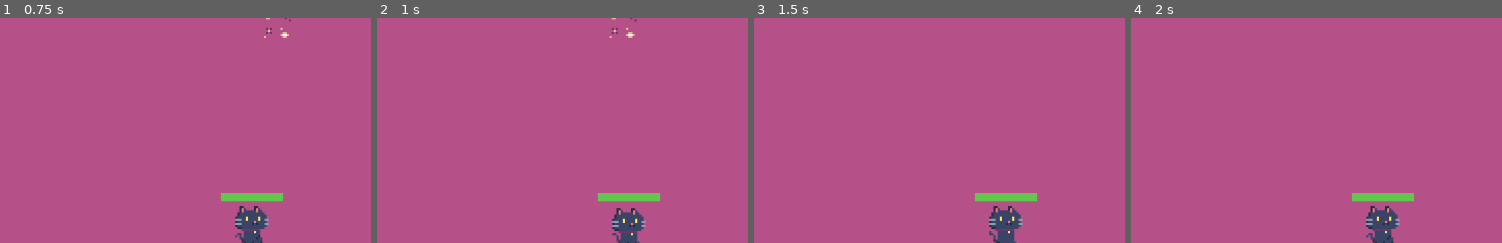
Above: before the commit, frames 1-4 (left to right).
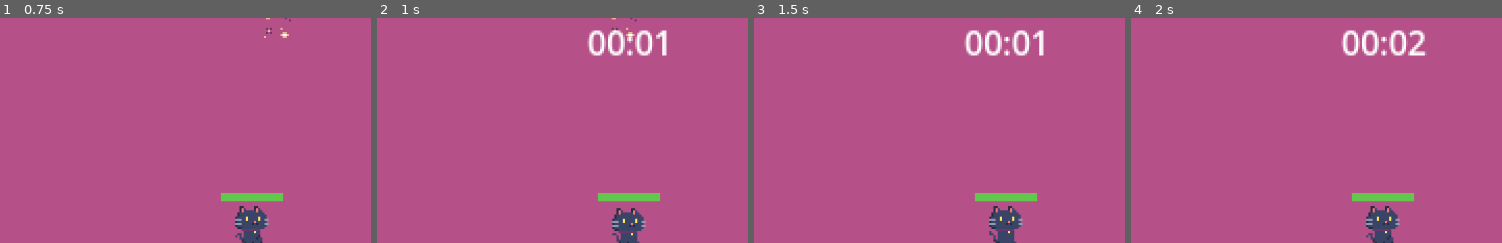
Above: after the commit, the same moments.

Repository: PkHila/Black-Cat-Survivor-Game
Game: Godot game, scene res://Scenes/game_scene.tscn
Two runs of this game, one before a commit and one after it. Both use one fixed random seed, a clock stepped at 60 frames per second and the inputs below.
Inputs:
- Up to frame 1 (0.75 s): hold D (move_right) from 0.53 s (still down)
- Up to frame 2 (1 s): keep holding D (move_right)
- Up to frame 3 (1.5 s): tap Enter at 1.25 s; release D (move_right) at 1.28 s; hold S (move_down) from 1.28 s (still down)
- Up to frame 4 (2 s): keep holding S (move_down)
The pictures show only the part of the screen within x 12-62%, y 0-50%; the shares and areas given below are measured in that part.

Frame 1 is identical in both runs. In frame 2, 1.4% of the frame differs, in the area x 56-79%, y 5-17%; in frame 3, 1.4%; in frame 4, 1.5%, in the area x 56-80%, y 5-17%.

Commit message:
Add win condition and win screen
Added a timer that counts up to a certain time to which, if the player is still alive, will display a win screen

Diff:
--- /dev/null
+++ b/Scenes/ScreenTimer.tscn
@@ -0,0 +1,22 @@
+[gd_scene load_steps=2 format=3 uid="uid://c3ket8aru0jx2"]
+
+[ext_resource type="Script" path="res://Scenes/screen_timer.gd" id="1_f43qy"]
+
+[node name="ScreenTimer" type="Node2D"]
+script = ExtResource("1_f43qy")
+
+[node name="Label" type="Label" parent="."]
+unique_name_in_owner = true
+anchors_preset = 5
+anchor_left = 0.5
+anchor_right = 0.5
+offset_left = -20.0
+offset_right = 20.0
+offset_bottom = 23.0
+grow_horizontal = 2
+
+[node name="Timer" type="Timer" parent="."]
+unique_name_in_owner = true
+autostart = true
+
+[connection signal="timeout" from="Timer" to="." method="_on_timer_timeout"]
--- a/Scenes/game_scene.gd
+++ b/Scenes/game_scene.gd
@@ -14,3 +14,8 @@
 func _on_player_health_depleted():
 	%GameOverScreen.visible = true
 	get_tree().paused = true
+
+
+func _on_screen_timer_victory_condition():
+	%WinScreen.visible = true
+	get_tree().paused = true
--- a/Scenes/game_scene.tscn
+++ b/Scenes/game_scene.tscn
@@ -1,8 +1,9 @@
-[gd_scene load_steps=11 format=4 uid="uid://bvhmmi7q84liw"]
+[gd_scene load_steps=12 format=4 uid="uid://bvhmmi7q84liw"]
 
 [ext_resource type="Script" path="res://Scenes/game_scene.gd" id="1_0i7e6"]
 [ext_resource type="PackedScene" uid="uid://b2qptiqc71xb3" path="res://Scenes/player.tscn" id="1_e0gp0"]
 [ext_resource type="Texture2D" uid="uid://il8uimcrk4f" path="res://Sprites/pink_grass.png" id="4_bo05e"]
+[ext_resource type="PackedScene" uid="uid://c3ket8aru0jx2" path="res://Scenes/ScreenTimer.tscn" id="4_jmk15"]
 
 [sub_resource type="TileSetAtlasSource" id="TileSetAtlasSource_57piu"]
 texture = ExtResource("4_bo05e")
@@ -90,6 +91,9 @@
 limit_right = 800
 limit_bottom = 800
 
+[node name="ScreenTimer" parent="Player/Camera2D" instance=ExtResource("4_jmk15")]
+position = Vector2(0, -108)
+
 [node name="Path2D" type="Path2D" parent="Player"]
 curve = SubResource("Curve2D_8stlg")
 
@@ -115,7 +119,7 @@
 position = Vector2(0, 784)
 shape = SubResource("WorldBoundaryShape2D_pc3if")
 
-[node name="Timer" type="Timer" parent="."]
+[node name="EnemyTimer" type="Timer" parent="."]
 autostart = true
 
 [node name="GameOverScreen" type="CanvasLayer" parent="."]
@@ -146,5 +150,35 @@
 theme_override_font_sizes/font_size = 45
 text = "Game Over"
 
+[node name="WinScreen" type="CanvasLayer" parent="."]
+unique_name_in_owner = true
+visible = false
+
+[node name="ColorRect" type="ColorRect" parent="WinScreen"]
+anchors_preset = 15
+anchor_right = 1.0
+anchor_bottom = 1.0
+grow_horizontal = 2
+grow_vertical = 2
+color = Color(0, 0, 0, 0.490196)
+
+[node name="Label" type="Label" parent="WinScreen/ColorRect"]
+layout_mode = 1
+anchors_preset = 8
+anchor_left = 0.5
+anchor_top = 0.5
+anchor_right = 0.5
+anchor_bottom = 0.5
+offset_left = -122.0
+offset_top = -31.5
+offset_right = 122.0
+offset_bottom = 31.5
+grow_horizontal = 2
+grow_vertical = 2
+theme_override_colors/font_color = Color(0.388235, 0.780392, 0.301961, 1)
+theme_override_font_sizes/font_size = 45
+text = "YOU WIN!"
+
 [connection signal="health_depleted" from="Player" to="." method="_on_player_health_depleted"]
-[connection signal="timeout" from="Timer" to="." method="_on_timer_timeout"]
+[connection signal="victory_condition" from="Player/Camera2D/ScreenTimer" to="." method="_on_screen_timer_victory_condition"]
+[connection signal="timeout" from="EnemyTimer" to="." method="_on_timer_timeout"]
--- /dev/null
+++ b/Scenes/screen_timer.gd
@@ -0,0 +1,20 @@
+extends Node2D
+
+signal victory_condition
+@onready var total_timer_seconds : int = 0
+const MAXTIME : int = 120
+
+func _ready():
+	%Timer.start()
+
+func _on_timer_timeout():
+
+	total_timer_seconds += 1
+	var mins = int(total_timer_seconds / 60)
+	var secs = total_timer_seconds - mins * 60
+
+	%Label.text = '%02d:%02d' % [mins, secs]
+
+	if(total_timer_seconds == MAXTIME):
+		emit_signal("victory_condition")
+		%Timer.stop()
